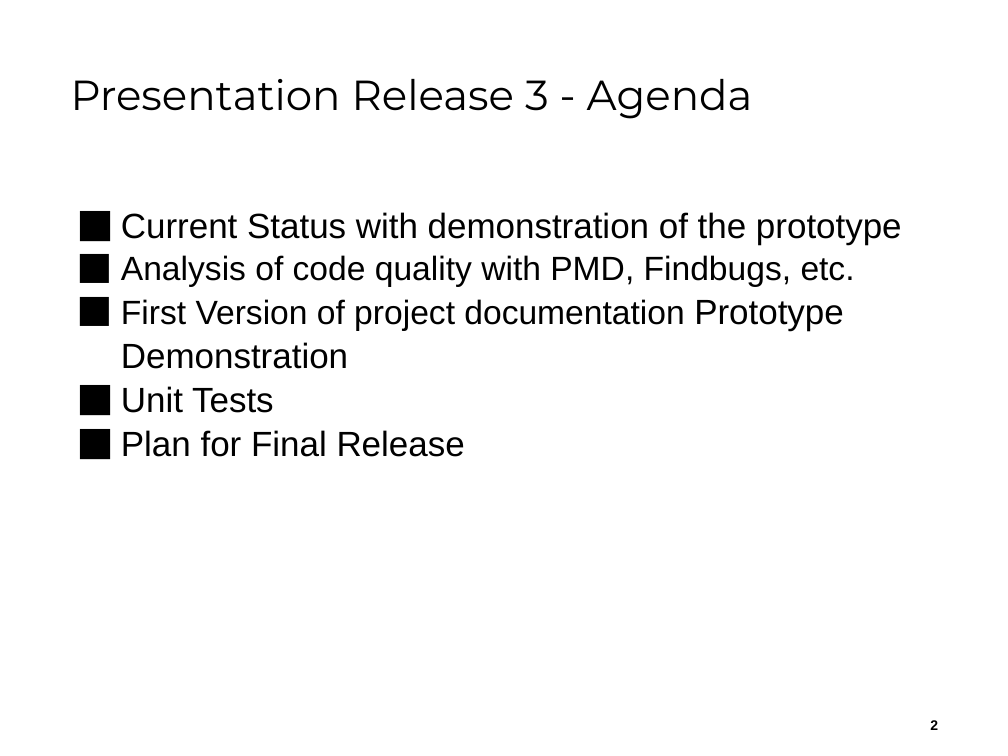
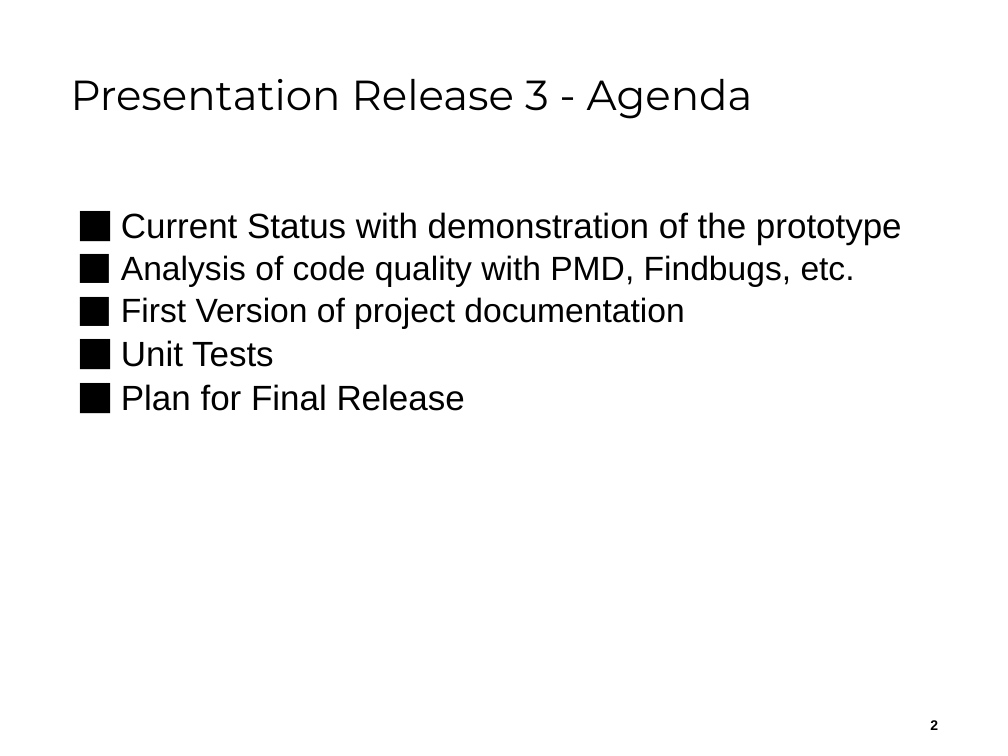
Before and after one commit to kevschuetz/exemplar-mgmt-system-swing, a slide deck: slide 2 of Documents/Release 3/ReleasePräsentation3__Team04.pptx. Drawn at 1008x756 pixels with LibreOffice and Linux fonts; fonts in the diff are those of the drawing; background and template pictures are left out. Boxes give left, top, right and bottom in pixels: in the first picture for what was removed or moved away, otherwise in the second. Text is boxed around its words. In the diff, an @@ line names an element or a change of style, - is before the commit and + after.

```diff
--- a/Documents/Release 3/ReleasePräsentation3__Team04.pptx
+++ b/Documents/Release 3/ReleasePräsentation3__Team04.pptx
@@ text at (121, 297, 684, 329): text changed @@
-⬛ First Version of project documentation Prototype Demonstration
+⬛ First Version of project documentation
```
Also in this commit, not shown: 1 other slide changed, 1 slide removed, 2 other files.
